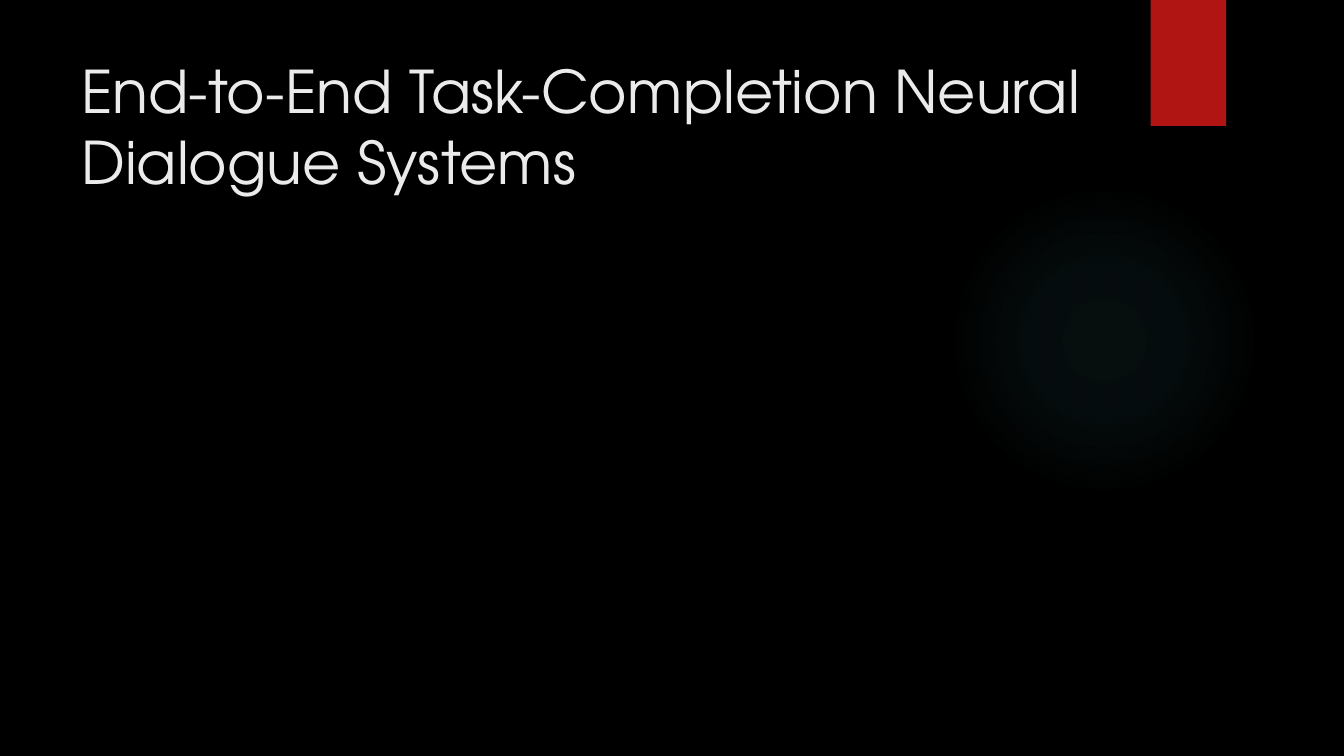
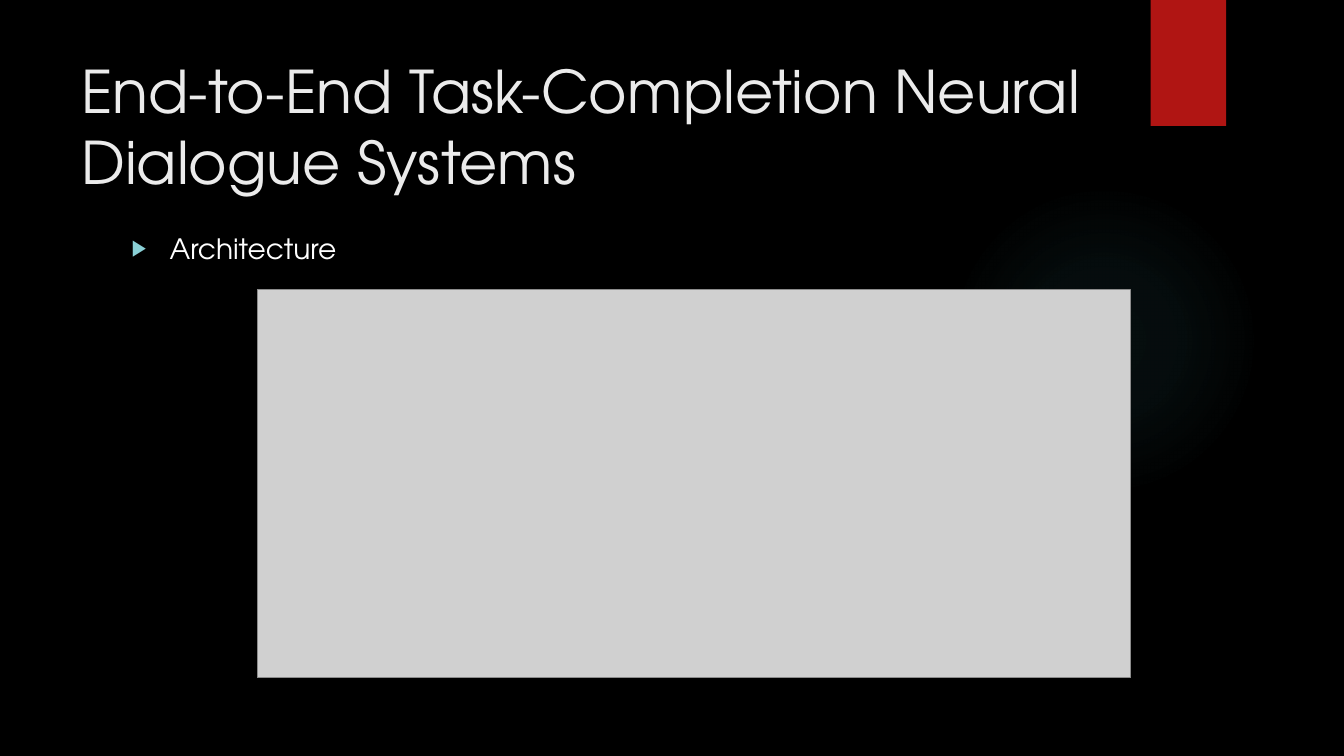
Before and after one commit to agsarthak/Goal-oriented-Dialogue-Systems, a slide deck: slide 5 of Presentation.pptx (slide 4 before the commit). Drawn at 1344x756 pixels with LibreOffice and Linux fonts; fonts in the diff are those of the drawing; grey boxes stand for pictures; background and template pictures are left out. Boxes give left, top, right and bottom in pixels: in the first picture for what was removed or moved away, otherwise in the second. Text is boxed around its words. In the diff, an @@ line names an element or a change of style, - is before the commit and + after.

```diff
--- a/Presentation.pptx
+++ b/Presentation.pptx
@@ text added at [170, 238, 337, 260], 20 pt, text #FFFFFF @@
+▶ Architecture
@@ picture added at [257, 290, 1131, 679] @@
```
Also in this commit, not shown: 3 other slides changed, 11 slides added, 1 slide removed, 2 other files.
